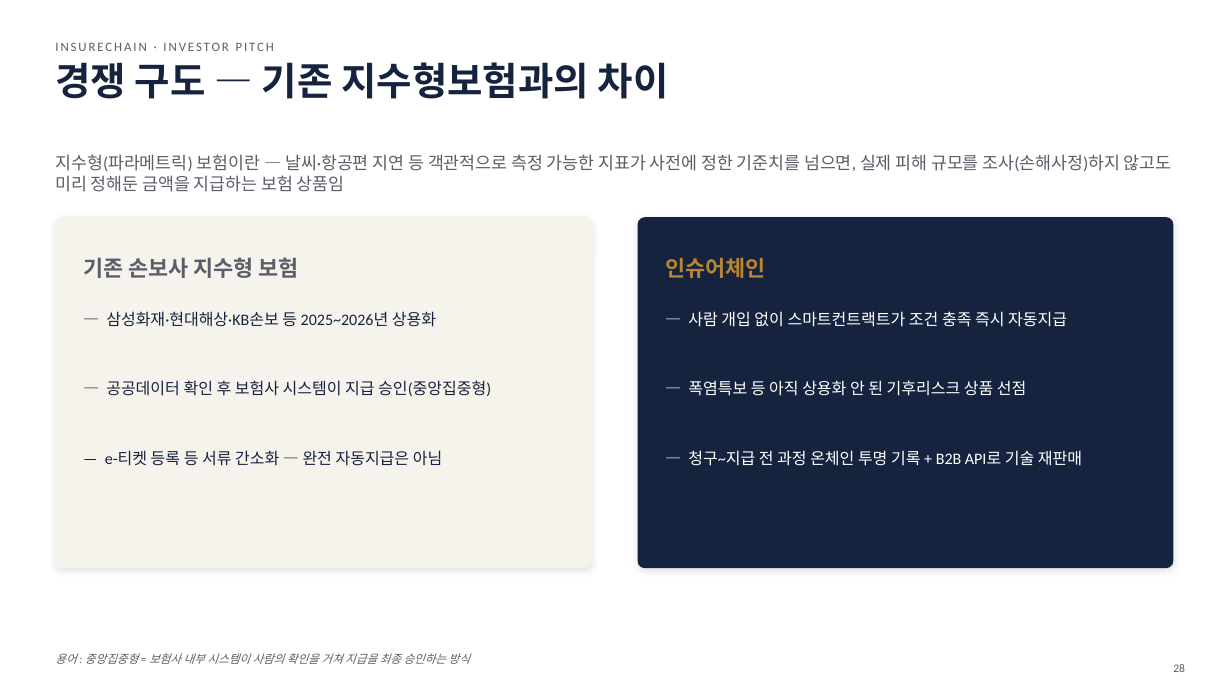
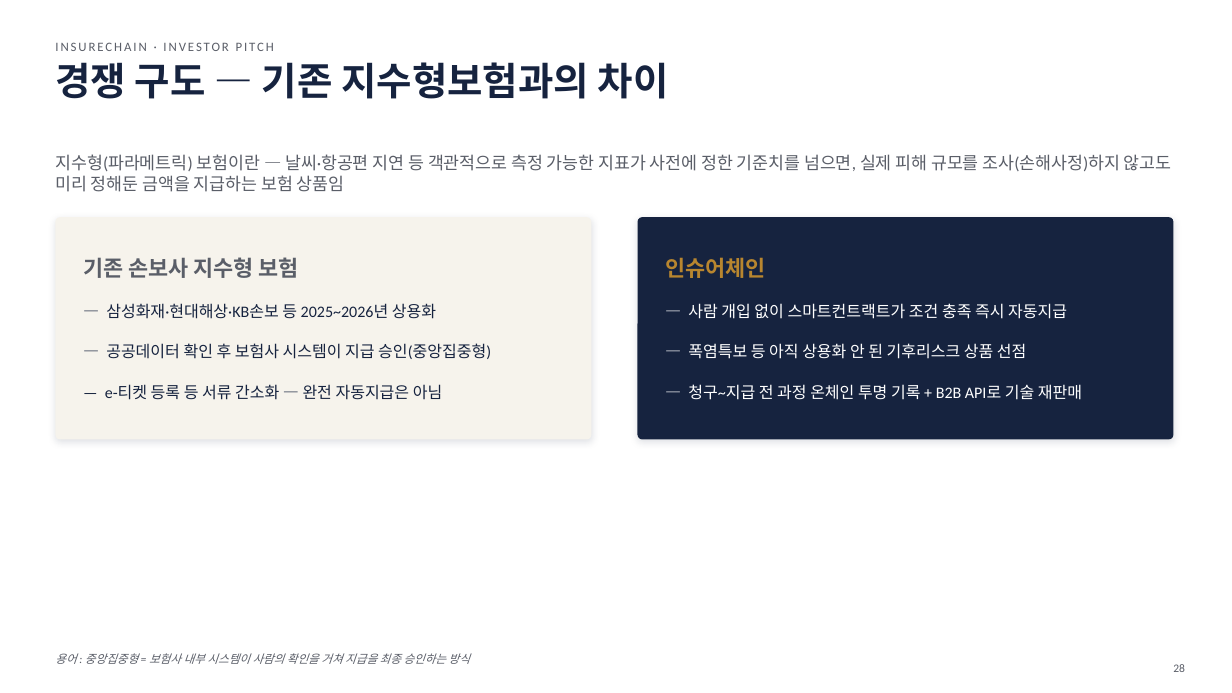
Before and after one commit to leeyonsei78/capstone_project_alpha, a slide deck: slide 28 of 인슈어체인_투자피칭_발표자료.pptx. Drawn at 1232x693 pixels with LibreOffice and Linux fonts; fonts in the diff are those of the drawing. Boxes give left, top, right and bottom in pixels: in the first picture for what was removed or moved away, otherwise in the second. Text is boxed around its words. In the diff, an @@ line names an element or a change of style, - is before the commit and + after.

```diff
--- a/인슈어체인_투자피칭_발표자료.pptx
+++ b/인슈어체인_투자피칭_발표자료.pptx
@@ rounded rectangle: place and size @@
-rounded rectangle at bbox=[55, 217, 592, 568]
+rounded rectangle at bbox=[55, 217, 592, 440]
@@ rounded rectangle: place and size @@
-rounded rectangle at bbox=[638, 217, 1174, 568]
+rounded rectangle at bbox=[638, 217, 1174, 440]
@@ text "— 삼성화재·현대해상·KB손보 등 2025~2026년 상용화": place and size @@
-text "— 삼성화재·현대해상·KB손보 등 2025~2026년 상용화" at bbox=[106, 311, 436, 327]
+text "— 삼성화재·현대해상·KB손보 등 2025~2026년 상용화" at bbox=[106, 303, 436, 319]
@@ text "— 사람 개입 없이 스마트컨트랙트가 ...": place and size @@
-text "— 사람 개입 없이 스마트컨트랙트가 ..." at bbox=[688, 311, 1067, 327]
+text "— 사람 개입 없이 스마트컨트랙트가 ..." at bbox=[688, 303, 1067, 319]
@@ text "— 공공데이터 확인 후 보험사 ...": place and size @@
-text "— 공공데이터 확인 후 보험사 ..." at bbox=[106, 380, 491, 396]
+text "— 공공데이터 확인 후 보험사 ..." at bbox=[106, 343, 491, 359]
@@ text "— 폭염특보 등 아직 상용화 ...": place and size @@
-text "— 폭염특보 등 아직 상용화 ..." at bbox=[688, 380, 1026, 396]
+text "— 폭염특보 등 아직 상용화 ..." at bbox=[688, 343, 1026, 359]
@@ text "— e-티켓 등록 등 서류 ...": place and size @@
-text "— e-티켓 등록 등 서류 ..." at bbox=[105, 450, 443, 466]
+text "— e-티켓 등록 등 서류 ..." at bbox=[105, 384, 443, 400]
@@ indent changed; more space between paragraphs in 6 elements at bbox=[106, 303, 436, 319], bbox=[688, 303, 1067, 319], bbox=[106, 343, 491, 359], bbox=[688, 343, 1026, 359], bbox=[105, 384, 443, 400], bbox=[688, 384, 1082, 400] @@
@@ text "— 청구~지급 전 과정 온체인 ...": place and size @@
-text "— 청구~지급 전 과정 온체인 ..." at bbox=[688, 450, 1082, 466]
+text "— 청구~지급 전 과정 온체인 ..." at bbox=[688, 384, 1082, 400]
```
Also in this commit, not shown: 22 other slides changed, 1 other file.
